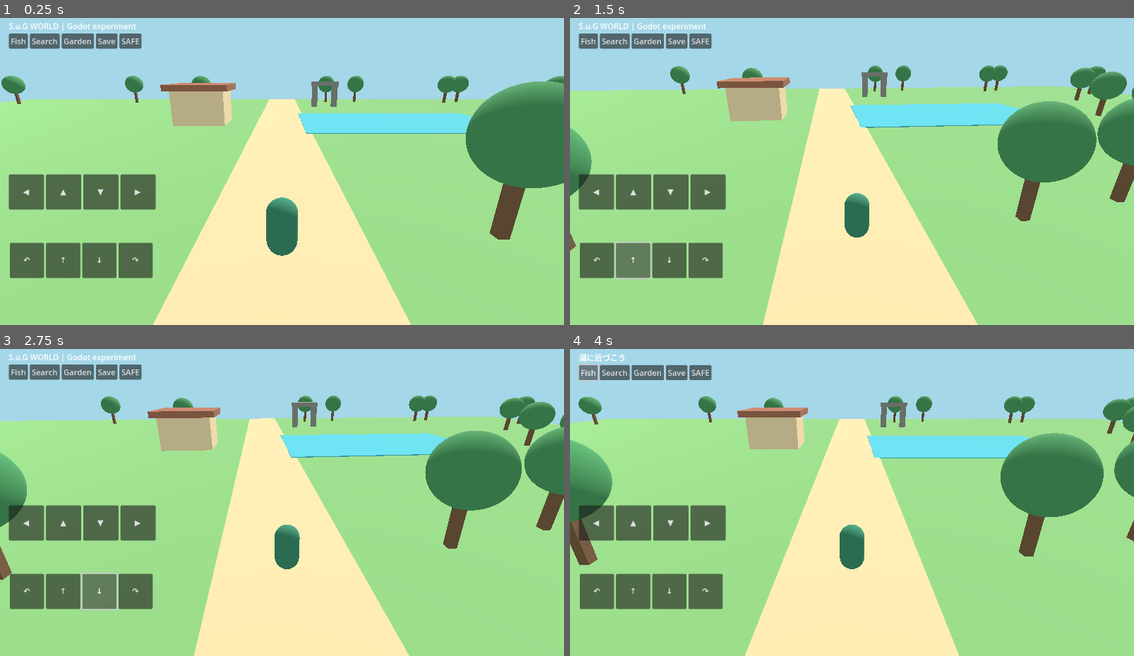
Above: before the commit, frames 1-4 (two rows, left to right).
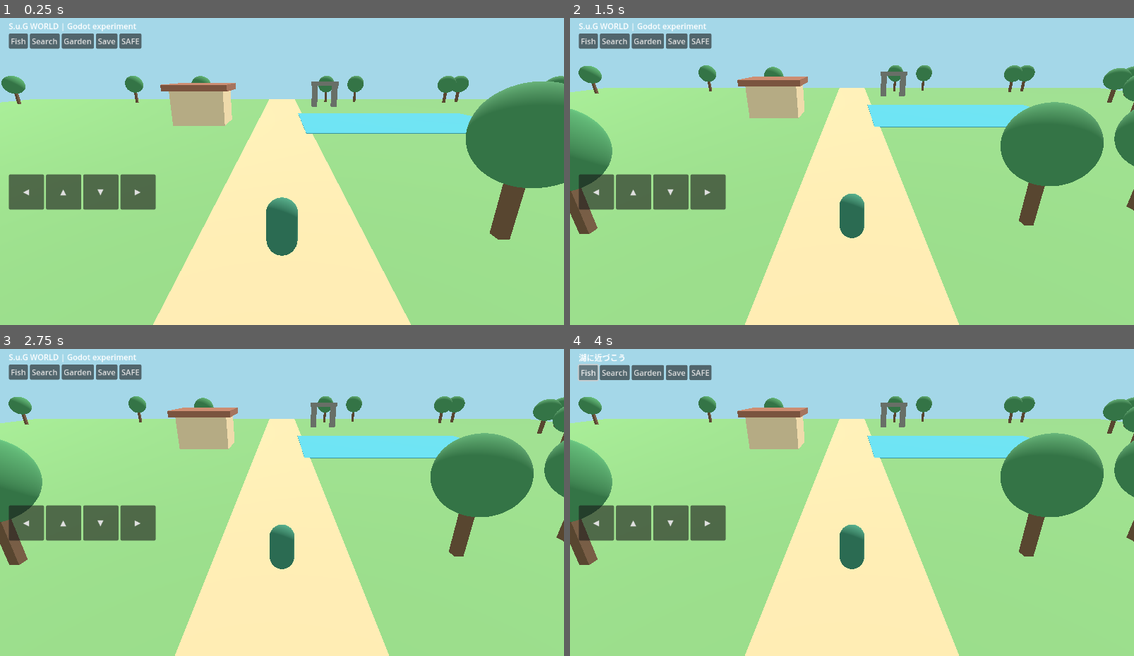
Above: after the commit, the same moments.

Repository: koji06ochi-ship-it/SUG-WORLD-3D
Game: Godot game, scene res://main.tscn
The game is run twice, just before and just after one commit, with the same random seed, the same clock (stepped at 60 frames per second) and the same inputs.
Inputs (mouse positions are in pixels of both pictures, inside the frame that each line leads up to):
- Up to frame 1 (0.25 s): no input
- Up to frame 2 (1.5 s): click (598, 260) at 0.5 s, where only the run before the commit has a clickable "↶"; click (632, 260) at 1.25 s, where only the run before the commit has a clickable "↑"
- Up to frame 3 (2.75 s): click (101, 591) at 2 s, where only the run before the commit has a clickable "↓"
- Up to frame 4 (4 s): click (705, 591) at 2.75 s, where only the run before the commit has a clickable "↷"; click "Fish" at 3.5 s

The runs differ from the first frame. In frame 1, 2.9% of the frame differs, in the area x 1-28%, y 73-85%; in frame 2, 13%; in frame 3, 14%, in the area x 0-100%, y 15-100%; in frame 4, 2.9%.

Commit message:
Reconcile concurrent mobile control edits; keep one touch pad and clamp movement

Diff:
--- a/valley.gd
+++ b/valley.gd
@@ -124,16 +124,6 @@
         button.text = action
         button.pressed.connect(_action.bind(action))
         buttons.add_child(button)
-    var controls := HBoxContainer.new()
-    controls.position = Vector2(20, 480)
-    layer.add_child(controls)
-    for spec in [["↶", -1.0, 0.0], ["↑", 0.0, 1.0], ["↓", 0.0, -1.0], ["↷", 1.0, 0.0]]:
-        var key := Button.new()
-        key.text = str(spec[0])
-        key.custom_minimum_size = Vector2(70, 72)
-        key.button_down.connect(_touch_input.bind(float(spec[1]), float(spec[2])))
-        key.button_up.connect(_touch_input.bind(0.0, 0.0))
-        controls.add_child(key)
     var touch_controls := HBoxContainer.new()
     touch_controls.position = Vector2(18, 340)
     layer.add_child(touch_controls)
@@ -205,17 +195,11 @@
         else:
             status.text = "種を持って家に近づこう"
 
-func _touch_input(turn_value: float, forward_value: float) -> void:
-    touch_turn = turn_value
-    touch_forward = forward_value
-
 func _physics_process(delta: float) -> void:
     var forward := (1.0 if (Input.is_key_pressed(KEY_W) or Input.is_key_pressed(KEY_UP)) else 0.0) - (1.0 if (Input.is_key_pressed(KEY_S) or Input.is_key_pressed(KEY_DOWN)) else 0.0)
     var turn := (1.0 if (Input.is_key_pressed(KEY_D) or Input.is_key_pressed(KEY_RIGHT)) else 0.0) - (1.0 if (Input.is_key_pressed(KEY_A) or Input.is_key_pressed(KEY_LEFT)) else 0.0)
     forward = clampf(forward + touch_forward, -1.0, 1.0)
     turn = clampf(turn + touch_turn, -1.0, 1.0)
-    forward += touch_forward
-    turn += touch_turn
     if overlay_open:
         forward = 0.0
         turn = 0.0
